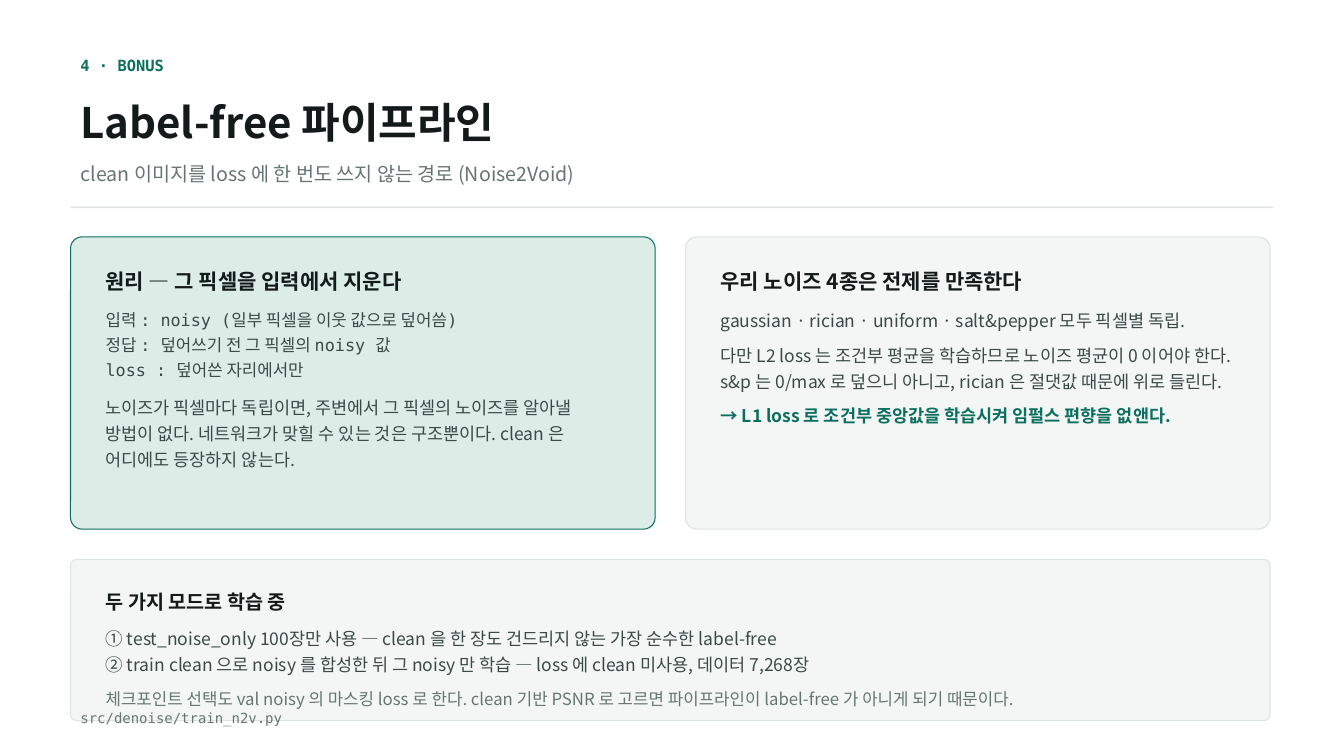
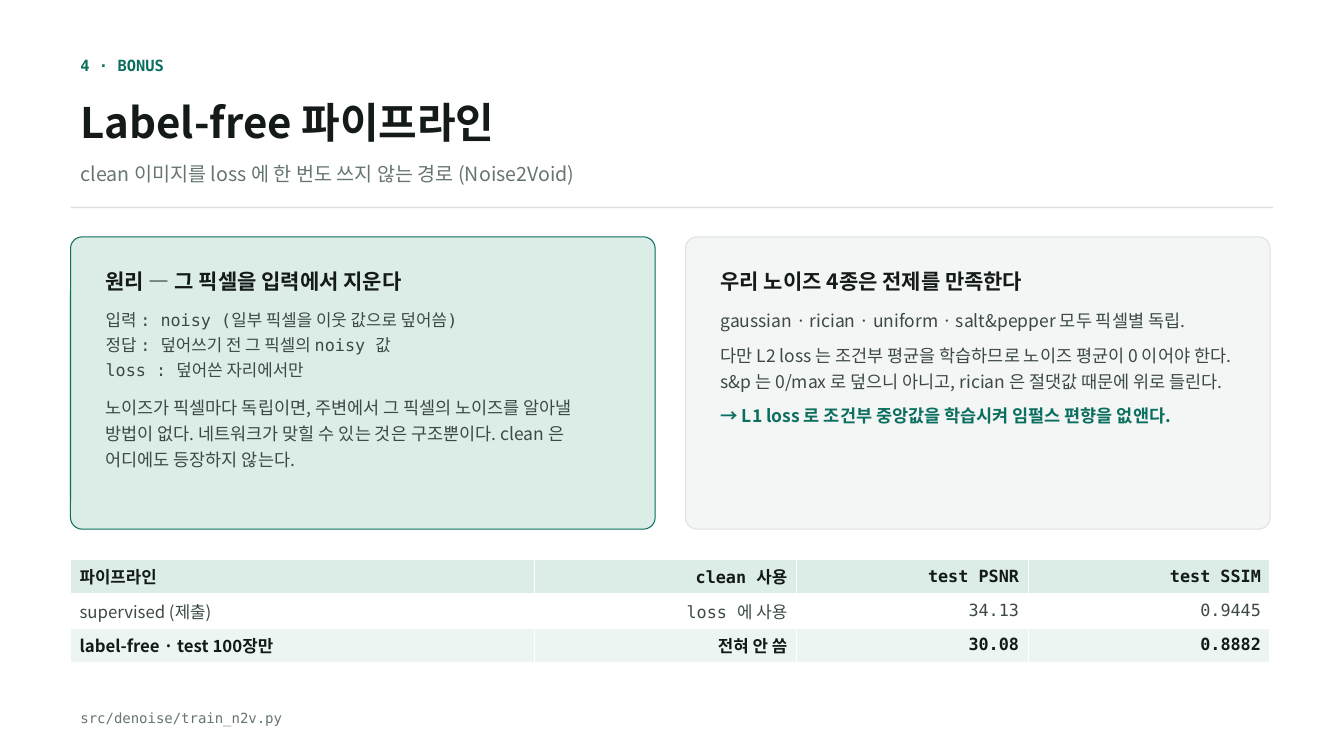
Before and after one commit to kithhooni-commits/ds-practice, a slide deck: slide 12 of 실습5/실습5_denoising_발표.pptx. Drawn at 1344x756 pixels with LibreOffice and Linux fonts; fonts in the diff are those of the drawing. Boxes give left, top, right and bottom in pixels: in the first picture for what was removed or moved away, otherwise in the second. Text is boxed around its words. In the diff, an @@ line names an element or a change of style, - is before the commit and + after.

```diff
--- a/실습5/실습5_denoising_발표.pptx
+++ b/실습5/실습5_denoising_발표.pptx
@@ rounded rectangle removed at (x1=71, y1=560, x2=1270, y2=721) @@
@@ table added at (x1=71, y1=560, x2=1270, y2=662), 3 rows, 4 columns @@
+파이프라인 | clean 사용 | test PSNR | test SSIM
+supervised (제출) | loss 에 사용 | 34.13 | 0.9445
+label-free · test 100장만 | 전혀 안 씀 | 30.08 | 0.8882
@@ text removed at (x1=106, y1=592, x2=1014, y2=709) @@
-두 가지 모드로 학습 중
-① test_noise_only 100장만 사용 — clean 을 한 장도 건드리지 않는 가장 순수한 label-free
-② train clean 으로 noisy 를 합성한 뒤 그 noisy 만 학습 — loss 에 clean 미사용, 데이터 7,268장
-체크포인트 선택도 val noisy 의 마스킹 loss 로 한다. clean 기반 PSNR 로 고르면 파이프라인이 label-free 가 아니게 되기 때문이다.
```
Also in this commit, not shown: 10 other slides changed, 7 other files.
